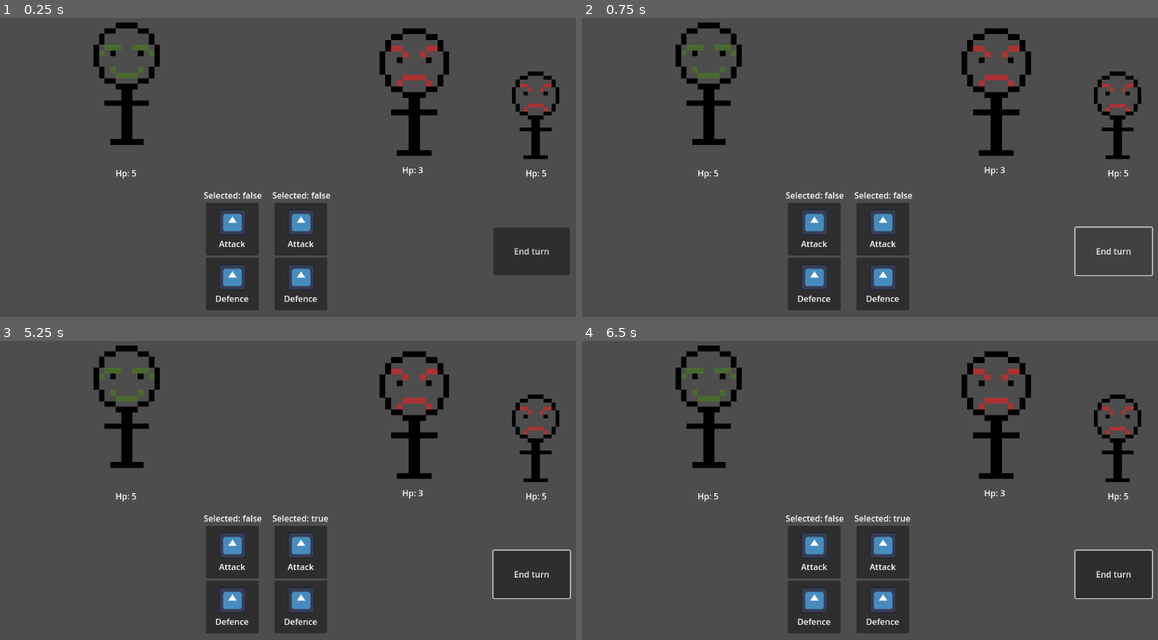
Above: before the commit, frames 1-4 (two rows, left to right).
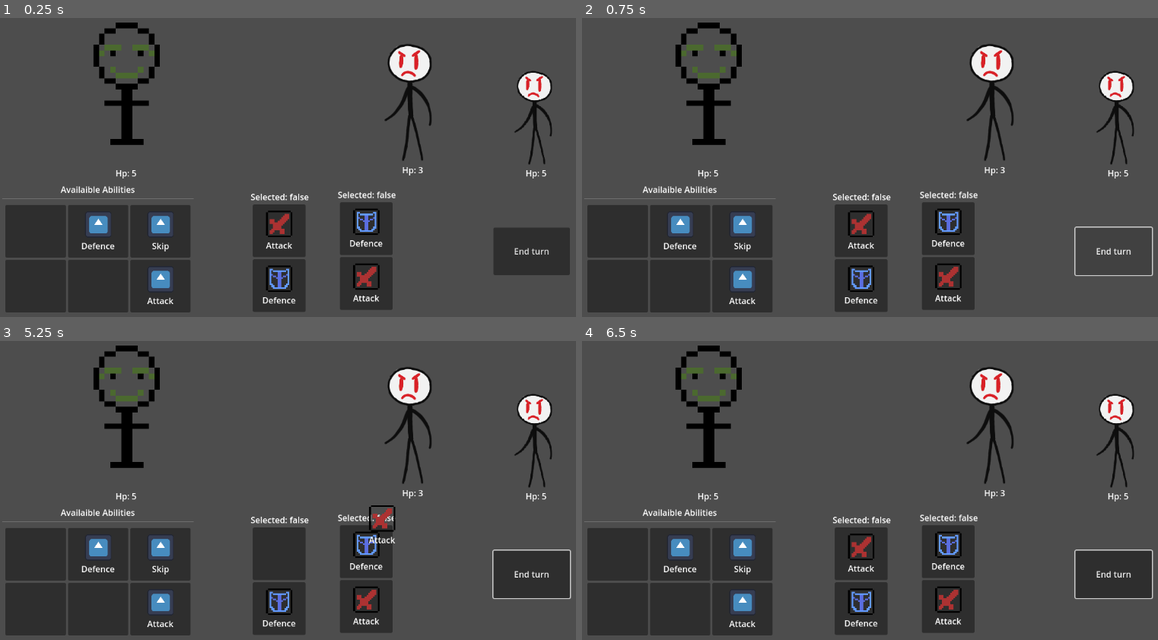
Above: after the commit, the same moments.

Repository: byKrem/WizardClip
Game: Godot game, scene res://Scenes/GameScreens/battle_screen.tscn
The game is run twice, just before and just after one commit, with the same random seed, the same clock (stepped at 60 frames per second) and the same inputs. The project has no main scene, so this scene is started directly. The engine's default icon, where the game draws it, is replaced by a stand-in: a white triangle on a blue panel in a dark square.
Inputs (mouse positions are in pixels of both pictures, inside the frame that each line leads up to):
- Up to frame 1 (0.25 s): no input
- Up to frame 2 (0.75 s): click "End turn" at 0.5 s
- Up to frame 3 (5.25 s): click "End turn" at 1.25 s; click "End turn" at 2 s; tap Enter at 2.75, 4.25 s; drag from (270, 523) to (414, 415) at 2.77 s; tap Space at 3.5, 5 s; drag from (201, 523) to (414, 415) at 3.52 s; move the mouse to (362, 394) at 4.27 s; press the mouse at (362, 394) at 4.28 s; release the mouse at (362, 394) at 5 s; drag from (270, 538) to (535, 439) at 5.02 s
- Up to frame 4 (6.5 s): move the mouse to (1065, 520) at 5.77 s; press the mouse at (1065, 520) at 5.78 s

The runs differ from the first frame. In frame 1, 23% of the frame differs, in the area x 0-98%, y 3-99%; in frame 2, 23%; in frame 3, 23%; in frame 4, 23%.

Commit message:
Abilities now can affect player and enemies in battle screen

Diff:
--- /dev/null
+++ b/Resources/Abilities/DefaulAttackAbility.tres
@@ -0,0 +1,16 @@
+[gd_resource type="Resource" script_class="AttackAbility" load_steps=4 format=3 uid="uid://burwgxqlod08o"]
+
+[ext_resource type="Script" uid="uid://b73did8tphcyv" path="res://Scripts/ClipAbilities/AttackAbility.gd" id="1_wvob1"]
+[ext_resource type="Texture2D" uid="uid://erk05egjq024" path="res://Assets/Images/BaseAbilitiesSprites.png" id="2_0fgd6"]
+
+[sub_resource type="AtlasTexture" id="AtlasTexture_goi67"]
+atlas = ExtResource("2_0fgd6")
+region = Rect2(0, 16, 16, 16)
+
+[resource]
+script = ExtResource("1_wvob1")
+value = 2
+texture = SubResource("AtlasTexture_goi67")
+name = "Attack"
+weight = 2
+metadata/_custom_type_script = "uid://b73did8tphcyv"
--- /dev/null
+++ b/Resources/Abilities/DefaultDefeceAbility.tres
@@ -0,0 +1,16 @@
+[gd_resource type="Resource" script_class="DefenceAbility" load_steps=4 format=3 uid="uid://koncln70cwe4"]
+
+[ext_resource type="Script" uid="uid://dx48enfgcnswf" path="res://Scripts/ClipAbilities/DefenceAbility.gd" id="1_fgb2n"]
+[ext_resource type="Texture2D" uid="uid://erk05egjq024" path="res://Assets/Images/BaseAbilitiesSprites.png" id="2_l5af4"]
+
+[sub_resource type="AtlasTexture" id="AtlasTexture_jgqpt"]
+atlas = ExtResource("2_l5af4")
+region = Rect2(16, 0, 16, 16)
+
+[resource]
+script = ExtResource("1_fgb2n")
+value = 5
+texture = SubResource("AtlasTexture_jgqpt")
+name = "Defence"
+weight = 1
+metadata/_custom_type_script = "uid://dx48enfgcnswf"
--- /dev/null
+++ b/Resources/Abilities/SkipAbility.tres
@@ -0,0 +1,15 @@
+[gd_resource type="Resource" script_class="SkipAbility" load_steps=4 format=3 uid="uid://cs0qlck2xmy14"]
+
+[ext_resource type="Script" uid="uid://dnysjqws160cu" path="res://Scripts/ClipAbilities/SkipAbility.gd" id="1_grtou"]
+[ext_resource type="Texture2D" uid="uid://erk05egjq024" path="res://Assets/Images/BaseAbilitiesSprites.png" id="2_bs4bu"]
+
+[sub_resource type="AtlasTexture" id="AtlasTexture_7sdy2"]
+atlas = ExtResource("2_bs4bu")
+region = Rect2(0, 0, 16, 16)
+
+[resource]
+script = ExtResource("1_grtou")
+texture = SubResource("AtlasTexture_7sdy2")
+name = "Skip"
+weight = -1
+metadata/_custom_type_script = "uid://dnysjqws160cu"
--- /dev/null
+++ b/Scenes/Components/defence_component.gd
@@ -0,0 +1,19 @@
+class_name DefenceComponent
+extends Node
+
+signal defence_lost(old_val: int, new_val: int)
+signal defence_gain(old_val: int, new_val: int)
+signal defence_changed(old_val: int, new_val: int)
+
+var defence : int = 0
+
+func apply_defence(incoming_damage : int) -> int:
+	var result_damage = incoming_damage
+
+	result_damage = clampi(incoming_damage-defence, 0, 999)
+	defence = clampi(defence-incoming_damage, 0, 999)
+
+	return result_damage
+
+func add_defence(value : int) -> void:
+	defence += value
--- /dev/null
+++ b/Scenes/Components/defence_component.tscn
@@ -0,0 +1,6 @@
+[gd_scene load_steps=2 format=3 uid="uid://d1c647ei54b7c"]
+
+[ext_resource type="Script" uid="uid://hlpw6iik0doq" path="res://Scenes/Components/defence_component.gd" id="1_g4n1w"]
+
+[node name="DefenceComponent" type="Node"]
+script = ExtResource("1_g4n1w")
--- a/Scenes/Components/health_component.gd
+++ b/Scenes/Components/health_component.gd
@@ -10,12 +10,16 @@
 @export_category("Health Value")
 @export var max_health : int = 5
 
+@export_category("Connected Nodes")
+@export var defence_component: DefenceComponent
+
 var _current_health : int = 5
 
 func _ready() -> void:
 	_current_health = max_health
 
 func take_damage(damage : int):
+	damage = defence_component.apply_defence(damage)
 	_set_health_value(_current_health - damage)
 
 func heal_health(value : int):
--- a/Scenes/Components/selection_area_2d.gd
+++ b/Scenes/Components/selection_area_2d.gd
@@ -7,10 +7,18 @@
 
 @export var group_name = "selected"
 
+var is_mouse_entered = false
 var selected: bool = false
 
+func _ready() -> void:
+	self.mouse_entered.connect(_mouse_state_chage)
+	self.mouse_exited.connect(_mouse_state_chage)
+
+func _mouse_state_chage() -> void:
+	is_mouse_entered = !is_mouse_entered
+
 func _input(event: InputEvent) -> void:
-	if event.is_action_pressed("left_click"):
+	if event.is_action_pressed("left_click") && is_mouse_entered:
 		set_selected(!selected)
 
 func set_selected(value: bool):
--- /dev/null
+++ b/Scenes/Entities/enemy.tscn
@@ -0,0 +1,30 @@
+[gd_scene load_steps=7 format=3 uid="uid://cq3k6rkdaodm3"]
+
+[ext_resource type="Script" uid="uid://fbae0ss7bgvp" path="res://Scripts/Enemy.gd" id="1_tx8ge"]
+[ext_resource type="Texture2D" uid="uid://hfdyalwrd4fo" path="res://Assets/Images/tmpChar3.png" id="2_4ar56"]
+[ext_resource type="PackedScene" uid="uid://udmb4o84e268" path="res://Scenes/Components/health_component.tscn" id="2_tx8ge"]
+[ext_resource type="PackedScene" uid="uid://d1c647ei54b7c" path="res://Scenes/Components/defence_component.tscn" id="3_4ar56"]
+[ext_resource type="PackedScene" uid="uid://k0160xghyww" path="res://Scenes/Components/selection_area_2d.tscn" id="4_hroqg"]
+
+[sub_resource type="RectangleShape2D" id="RectangleShape2D_ny53q"]
+size = Vector2(123, 220)
+
+[node name="Enemy" type="Node2D"]
+script = ExtResource("1_tx8ge")
+
+[node name="Sprite2D" type="Sprite2D" parent="."]
+position = Vector2(0, 37)
+texture = ExtResource("2_4ar56")
+flip_h = true
+
+[node name="SelectionArea2D" parent="." instance=ExtResource("4_hroqg")]
+group_name = "selected_enemy"
+
+[node name="CollisionShape2D" type="CollisionShape2D" parent="SelectionArea2D"]
+position = Vector2(-0.5, 40)
+shape = SubResource("RectangleShape2D_ny53q")
+
+[node name="HealthComponent" parent="." node_paths=PackedStringArray("defence_component") instance=ExtResource("2_tx8ge")]
+defence_component = NodePath("../DefenceComponent")
+
+[node name="DefenceComponent" parent="." instance=ExtResource("3_4ar56")]
--- a/Scenes/Entities/player.tscn
+++ b/Scenes/Entities/player.tscn
@@ -1,8 +1,9 @@
-[gd_scene load_steps=5 format=3 uid="uid://c2dd1rl2jugl0"]
+[gd_scene load_steps=6 format=3 uid="uid://c2dd1rl2jugl0"]
 
 [ext_resource type="Script" uid="uid://b2k5luvuwc0p" path="res://Scripts/Player.gd" id="1_nqm6o"]
 [ext_resource type="Texture2D" uid="uid://kg25mk8ocp3g" path="res://Assets/Images/tmpChar2.png" id="2_qbyki"]
 [ext_resource type="PackedScene" uid="uid://udmb4o84e268" path="res://Scenes/Components/health_component.tscn" id="3_qbyki"]
+[ext_resource type="PackedScene" uid="uid://d1c647ei54b7c" path="res://Scenes/Components/defence_component.tscn" id="4_svftf"]
 
 [sub_resource type="SpriteFrames" id="SpriteFrames_svftf"]
 animations = [{
@@ -22,6 +23,7 @@
 scale = Vector2(10.5, 10.5)
 sprite_frames = SubResource("SpriteFrames_svftf")
 
-[node name="HealthComponent" parent="." instance=ExtResource("3_qbyki")]
+[node name="HealthComponent" parent="." node_paths=PackedStringArray("defence_component") instance=ExtResource("3_qbyki")]
+defence_component = NodePath("../DefenceComponent")
 
-[node name="AnimationContoler" type="Node" parent="."]
+[node name="DefenceComponent" parent="." instance=ExtResource("4_svftf")]
--- a/Scenes/GameScreens/battle_screen.gd
+++ b/Scenes/GameScreens/battle_screen.gd
@@ -4,17 +4,25 @@
 
 @onready var player: Player = %Player
 var enemies: Array[Enemy]
+var clips: Array[Clip]
 
 var selected_clip : Clip
 var selected_enemy : Enemy
 
+func _ready() -> void:
+	pass
+
 func _use_selected_clip() -> void:
 	var abilities = selected_clip.get_abilities()
+	var cooldown : int = 0
 
 	for ability in abilities:
 		if ability is BaseClipAbility:
 			ability.apply_effect(player)
 			ability.apply_on_enemy(selected_enemy)
+			cooldown += ability.weight
+
+	selected_clip.cooldown = cooldown
 
 
 func _on_button_pressed() -> void:
@@ -25,3 +33,10 @@
 		return
 
 	_use_selected_clip()
+
+	for clip in clips:
+		if clip is Clip:
+			clip.cooldown -= 1
+
+	selected_clip = null
+	selected_enemy = null
--- a/Scenes/GameScreens/battle_screen.tscn
+++ b/Scenes/GameScreens/battle_screen.tscn
@@ -1,33 +1,12 @@
-[gd_scene load_steps=13 format=3 uid="uid://bm4bcvtbyq2i"]
+[gd_scene load_steps=8 format=3 uid="uid://bm4bcvtbyq2i"]
 
 [ext_resource type="PackedScene" uid="uid://c2dd1rl2jugl0" path="res://Scenes/Entities/player.tscn" id="1_7lyyc"]
 [ext_resource type="Script" uid="uid://cshbgbikaosbr" path="res://Scenes/GameScreens/battle_screen.gd" id="1_tojfu"]
-[ext_resource type="Texture2D" uid="uid://ddacfb2hfnwmw" path="res://Assets/Images/tmpChar1.png" id="2_k86ov"]
-[ext_resource type="Script" uid="uid://fbae0ss7bgvp" path="res://Scripts/Enemy.gd" id="4_o50yb"]
 [ext_resource type="PackedScene" uid="uid://ddbce83um8qp7" path="res://Scenes/UI/clip.tscn" id="5_anwhw"]
-[ext_resource type="PackedScene" uid="uid://k0160xghyww" path="res://Scenes/Components/selection_area_2d.tscn" id="5_np2wn"]
-[ext_resource type="Script" uid="uid://b73did8tphcyv" path="res://Scripts/ClipAbilities/AttackAbility.gd" id="6_yhq5b"]
-[ext_resource type="Texture2D" uid="uid://c6mlblookc0qg" path="res://icon.svg" id="7_np2wn"]
-[ext_resource type="Script" uid="uid://dx48enfgcnswf" path="res://Scripts/ClipAbilities/DefenceAbility.gd" id="8_rw3hn"]
-
-[sub_resource type="RectangleShape2D" id="RectangleShape2D_rw3hn"]
-size = Vector2(12.4545, 22.8182)
-
-[sub_resource type="Resource" id="Resource_2uubq"]
-script = ExtResource("6_yhq5b")
-value = 2
-texture = ExtResource("7_np2wn")
-name = "Attack"
-weight = 2
-metadata/_custom_type_script = "uid://b73did8tphcyv"
-
-[sub_resource type="Resource" id="Resource_ncpqh"]
-script = ExtResource("8_rw3hn")
-value = 5
-texture = ExtResource("7_np2wn")
-name = "Defence"
-weight = 1
-metadata/_custom_type_script = "uid://dx48enfgcnswf"
+[ext_resource type="PackedScene" uid="uid://cq3k6rkdaodm3" path="res://Scenes/Entities/enemy.tscn" id="6_o50yb"]
+[ext_resource type="PackedScene" uid="uid://1v5rk50a5o1h" path="res://Scenes/UI/abilities_menu.tscn" id="7_anwhw"]
+[ext_resource type="Resource" uid="uid://koncln70cwe4" path="res://Resources/Abilities/DefaultDefeceAbility.tres" id="8_yhq5b"]
+[ext_resource type="Resource" uid="uid://burwgxqlod08o" path="res://Resources/Abilities/DefaulAttackAbility.tres" id="10_rw3hn"]
 
 [node name="BattleScreen" type="Node2D"]
 script = ExtResource("1_tojfu")
@@ -36,33 +15,12 @@
 unique_name_in_owner = true
 position = Vector2(240, 162)
 
-[node name="Enemy" type="Sprite2D" parent="."]
-position = Vector2(785, 176)
-scale = Vector2(11, 11)
-texture = ExtResource("2_k86ov")
-script = ExtResource("4_o50yb")
+[node name="Enemy" parent="." instance=ExtResource("6_o50yb")]
+position = Vector2(779, 200)
 
-[node name="SelectionArea2D" parent="Enemy" instance=ExtResource("5_np2wn")]
-group_name = "selected_enemy"
-
-[node name="CollisionShape2D" type="CollisionShape2D" parent="Enemy/SelectionArea2D"]
-position = Vector2(0.136368, 4.13636)
-scale = Vector2(1, 1)
-shape = SubResource("RectangleShape2D_rw3hn")
-
-[node name="Enemy2" type="Sprite2D" parent="."]
-position = Vector2(1015, 234)
-scale = Vector2(7.5625, 7.5625)
-texture = ExtResource("2_k86ov")
-script = ExtResource("4_o50yb")
-
-[node name="SelectionArea2D" parent="Enemy2" instance=ExtResource("5_np2wn")]
-group_name = "selected_enemy"
-
-[node name="CollisionShape2D" type="CollisionShape2D" parent="Enemy2/SelectionArea2D"]
-position = Vector2(0.136368, 4.13636)
-scale = Vector2(1, 1)
-shape = SubResource("RectangleShape2D_rw3hn")
+[node name="Enemy2" parent="." instance=ExtResource("6_o50yb")]
+position = Vector2(1015, 237)
+scale = Vector2(0.8, 0.8)
 
 [node name="UI" type="CanvasLayer" parent="."]
 
@@ -72,20 +30,18 @@
 anchor_top = 1.0
 anchor_right = 0.5
 anchor_bottom = 1.0
-offset_left = -61.0
-offset_top = -223.0
-offset_right = -61.0
-offset_bottom = -223.0
+offset_left = 63.0
+offset_top = -224.0
+offset_right = 63.0
+offset_bottom = -224.0
 grow_vertical = 0
 group_name = "selected_clip"
 
 [node name="AbilityDice" parent="UI/Clip/AbilityInventory/GridContainer" index="0"]
-mouse_filter = 2
-ClipAbility = SubResource("Resource_2uubq")
+ClipAbility = ExtResource("8_yhq5b")
 
 [node name="AbilityDice2" parent="UI/Clip/AbilityInventory/GridContainer" index="1"]
-mouse_filter = 2
-ClipAbility = SubResource("Resource_ncpqh")
+ClipAbility = ExtResource("10_rw3hn")
 
 [node name="Clip2" parent="UI" instance=ExtResource("5_anwhw")]
 anchors_preset = 7
@@ -93,20 +49,18 @@
 anchor_top = 1.0
 anchor_right = 0.5
 anchor_bottom = 1.0
-offset_left = -191.0
-offset_top = -223.0
-offset_right = -191.0
-offset_bottom = -223.0
+offset_left = -102.0
+offset_top = -220.0
+offset_right = -102.0
+offset_bottom = -220.0
 grow_vertical = 0
 group_name = "selected_clip"
 
 [node name="AbilityDice" parent="UI/Clip2/AbilityInventory/GridContainer" index="0"]
-mouse_filter = 2
-ClipAbility = SubResource("Resource_2uubq")
+ClipAbility = ExtResource("10_rw3hn")
 
 [node name="AbilityDice2" parent="UI/Clip2/AbilityInventory/GridContainer" index="1"]
-mouse_filter = 2
-ClipAbility = SubResource("Resource_ncpqh")
+ClipAbility = ExtResource("8_yhq5b")
 
 [node name="Button" type="Button" parent="UI"]
 offset_left = 935.0
@@ -136,8 +90,13 @@
 offset_bottom = 385.0
 text = "Hp: 5"
 
+[node name="AbilitiesMenu" parent="UI" instance=ExtResource("7_anwhw")]
+offset_top = 388.0
+offset_right = -781.0
+
 [connection signal="pressed" from="UI/Button" to="." method="_on_button_pressed"]
 
+[editable path="Enemy"]
 [editable path="UI/Clip"]
 [editable path="UI/Clip/AbilityInventory"]
 [editable path="UI/Clip2"]
--- a/Scenes/UI/AbilityCell.gd
+++ b/Scenes/UI/AbilityCell.gd
@@ -5,6 +5,8 @@
 @onready var texture_rect: TextureRect = $VBoxContainer/TextureRect
 @onready var ability_name_label: Label = $VBoxContainer/Label
 @onready var preview_data: Control = $VBoxContainer
+
+var can_grag = true
 
 func _ready() -> void:
 	update_resource(ClipAbility)
@@ -31,7 +33,7 @@
 	return preview
 
 func _get_drag_data(at_position: Vector2) -> Variant:
-	if ClipAbility == null:
+	if ClipAbility == null || can_grag == false:
 		return null
 
 	set_drag_preview(_make_preview())
--- a/Scenes/UI/clip.gd
+++ b/Scenes/UI/clip.gd
@@ -6,21 +6,23 @@
 @onready var ability_inventory: AbilityInventory = $AbilityInventory
 @onready var label: Label = $Label
 
-
 # TODO: If in battle state lock drag'n'drop for ability dices
 # And make drag'n'drop for entire clip (Selected clip -> Selected Enemy)
 
 # TODO: Create resource strategy for abilities modifiers
 var clip_effect
+var can_drag = true
 var selected = false
 @export var group_name = "selected"
+
+var cooldown : int = 0
 
 func _ready() -> void:
 	gui_input.connect(_gui_input)
 
 func _gui_input(event):
 	if event is InputEventMouseButton:
-		if event.is_action_pressed("left_click"):
+		if event.is_action_pressed("left_click") && cooldown <= 0:
 			set_selected(!selected)
 			accept_event()
 
--- a/Scenes/UI/clip.tscn
+++ b/Scenes/UI/clip.tscn
@@ -24,11 +24,9 @@
 
 [node name="AbilityDice" parent="AbilityInventory/GridContainer" index="0" instance=ExtResource("1_mchha")]
 layout_mode = 2
-mouse_filter = 1
 
 [node name="AbilityDice2" parent="AbilityInventory/GridContainer" index="1" instance=ExtResource("1_mchha")]
 layout_mode = 2
-mouse_filter = 1
 
 [node name="Label" type="Label" parent="."]
 layout_mode = 0
--- a/Scripts/ClipAbilities/AttackAbility.gd
+++ b/Scripts/ClipAbilities/AttackAbility.gd
@@ -5,6 +5,4 @@
 
 # TODO: Make base Enemy node?
 func apply_on_enemy(enemy : Enemy) -> void:
-	# Maybe Smth like this:
-	# enemy.health_component.take_damage(value)
-	pass
+	enemy.health_component.take_damage(value)
--- a/Scripts/ClipAbilities/DefenceAbility.gd
+++ b/Scripts/ClipAbilities/DefenceAbility.gd
@@ -5,6 +5,4 @@
 
 # TODO: Make Player node
 func apply_effect(player : Player) -> void:
-	# Maybe Smth like this:
-	# player.health_component.shield += value
-	pass
+	player.defence_component.defence += value
--- a/Scripts/Enemy.gd
+++ b/Scripts/Enemy.gd
@@ -1,4 +1,5 @@
 class_name Enemy
 extends Node
 
-## TODO: Fill class
+@onready var defence_component: DefenceComponent = $DefenceComponent
+@onready var health_component: HealthComponent = $HealthComponent
--- a/Scripts/Player.gd
+++ b/Scripts/Player.gd
@@ -1,8 +1,8 @@
 class_name Player
 extends Node2D
 
+@onready var defence_component: DefenceComponent = $DefenceComponent
 @onready var health_component: HealthComponent = $HealthComponent
-## TODO: Fill class
 
 func _ready() -> void:
 	health_component.health_run_out.connect(_die)
Binary file added: Assets/Images/BaseAbilitiesSprites.png
Not shown, added: Assets/Images/BaseAbilitiesSprites.png.import
Binary file added: Assets/Images/tmpChar3.png
Not shown, added: Assets/Images/tmpChar3.png.import
Binary file added: Assets/Images/tmpChar4.png
Not shown, added: Assets/Images/tmpChar4.png.import
Not shown, added: Scenes/Components/defence_component.gd.uid
